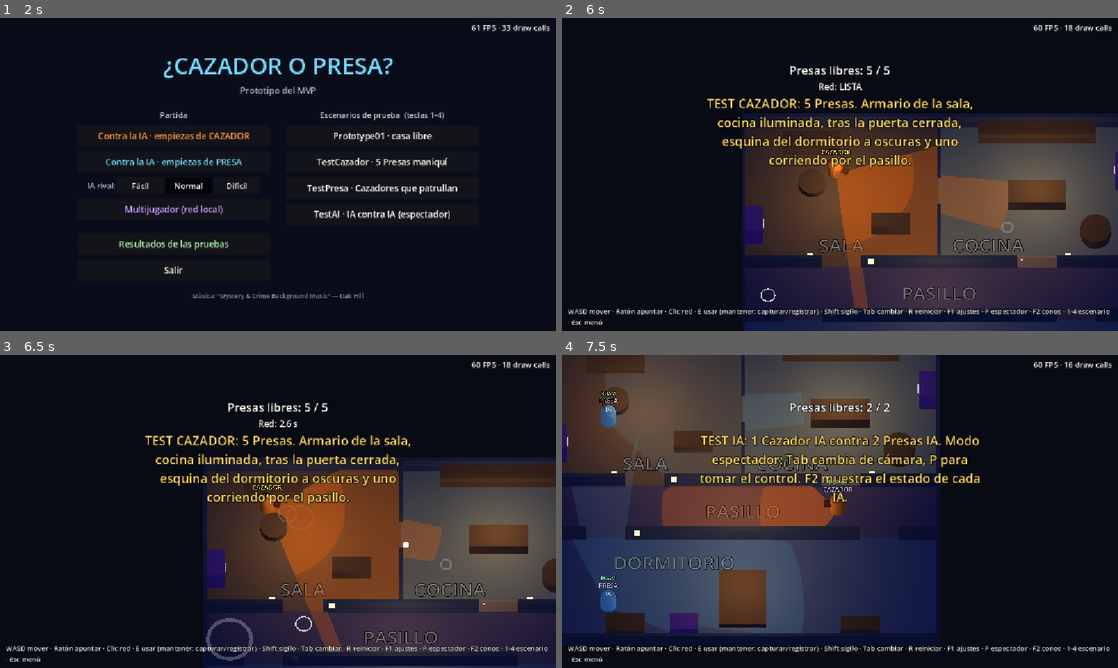
Above: before the commit, frames 1-4 (two rows, left to right).
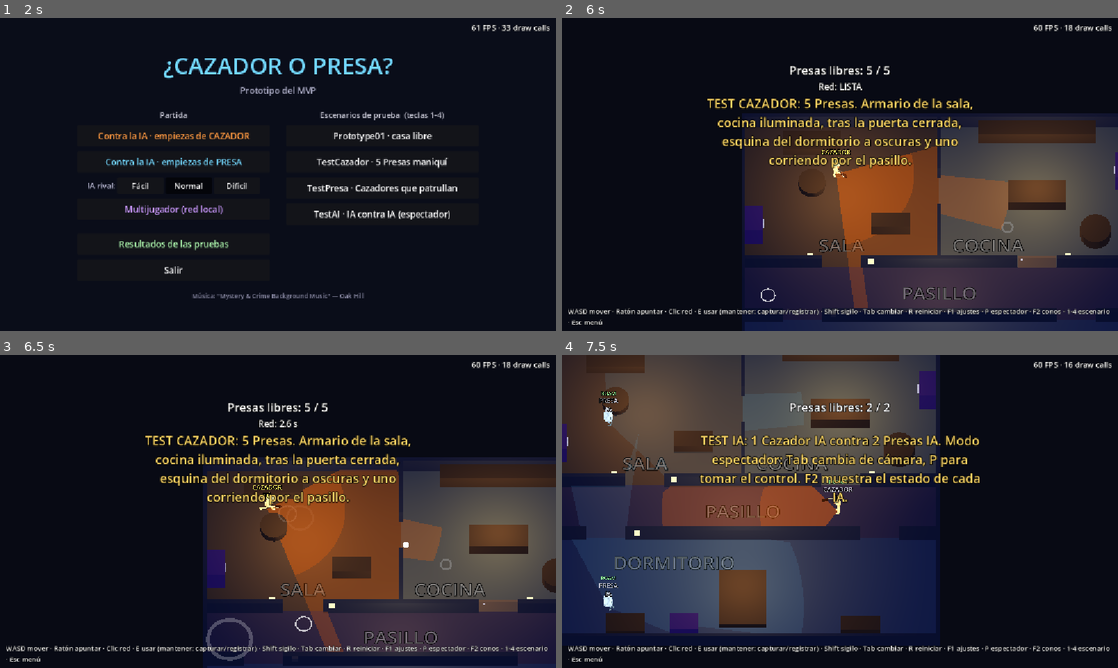
Above: after the commit, the same moments.

Repository: Yhiriend/huntervsghost
Game: Godot game, scene res://scenes/main/MainMenu.tscn
Same seed, same stepped clock (60 frames per second), same inputs: the game is played once before the commit and once after it.
Inputs (mouse positions are in pixels of both pictures, inside the frame that each line leads up to):
- Up to frame 1 (2 s): click "Normal" at 0.5 s; click "Normal" at 1.25 s
- Up to frame 2 (6 s): click "Contra la IA · empiezas de CA…" at 2 s; tap Enter at 2.75 s; move the mouse to (962, 158) at 2.77 s; hold D (move_right) 2.78-3.5 s; click (962, 158) at 2.85 s; tap Space at 3.02 s; tap R (reset_scenario) every 0.75 s from 3.5 to 5.75 s; drag from (728, 190) to (812, 237) at 3.52 s; move the mouse to (895, 105) at 4.27 s; hold D (move_right) 4.28-5 s; hold E (interact) 4.28-5 s; click (895, 105) at 4.55 s; drag from (812, 237) to (673, 127) at 5.02 s; move the mouse to (1006, 221) at 5.77 s; hold A (move_left) from 5.78 s (still down); tap 2 (scene_2) at 5.85 s
- Up to frame 3 (6.5 s): keep holding A (move_left); tap Space at 6.02 s; click (444, 558) at 6.05 s
- Up to frame 4 (7.5 s): release A (move_left) at 6.5 s; drag from (673, 464) to (756, 433) at 6.52 s; move the mouse to (867, 511) at 7.27 s; hold Escape (back_to_menu) from 7.28 s (still down); tap 4 (scene_4) at 7.35 s

Frame 1 is identical in both runs. In frame 2, 0.1% of the frame differs, in the area x 47-52%, y 45-52%; in frame 3, 0.1%; in frame 4, 0.5%, in the area x 6-52%, y 16-82%.
Error in both runs: Cannot call method 'set_input_as_handled' on a null value. (res://scripts/test/test_scenario.gd:93)

Commit message:
Personajes con modelo, esqueleto y animaciones
Cazador = Alien y Presa = Ghost Character (pack 100 Avatars R1). No traían
rig: tools/rig_characters.py (Blender) los escala a 1,6 m, crea un esqueleto
humanoide de 15 huesos con pesado automático y las animaciones Idle, Walk,
Run, Shoot (Cazador) y Netted (Presa).

CharacterAnimator elige la animación por la velocidad real (también en
clientes de red), reproduce Shoot al disparar y Netted al quedar atrapada,
y da a cada modelo un brillo del color de su rol para que destaque en la
oscuridad. El lanzador va unido a la mano derecha del Cazador.

Co-Authored-By: Claude Opus 5.5 <noreply@anthropic.com>

Diff:
--- a/scenes/characters/Ghost.tscn
+++ b/scenes/characters/Ghost.tscn
@@ -1,30 +1,12 @@
 [gd_scene format=3]
 
 [ext_resource type="Script" path="res://scripts/characters/ghost.gd" id="1_ghost"]
+[ext_resource type="PackedScene" path="res://assets/characters/prey.glb" id="2_model"]
+[ext_resource type="Script" path="res://scripts/characters/character_animator.gd" id="3_animator"]
 
 [sub_resource type="CapsuleShape3D" id="CapsuleShape3D_body"]
 radius = 0.4
 height = 1.6
-
-[sub_resource type="StandardMaterial3D" id="Material_body"]
-transparency = 1
-albedo_color = Color(0.45, 0.85, 1, 0.75)
-roughness = 0.4
-emission_enabled = true
-emission = Color(0.3, 0.7, 1, 1)
-emission_energy_multiplier = 0.35
-
-[sub_resource type="CapsuleMesh" id="CapsuleMesh_body"]
-material = SubResource("Material_body")
-radius = 0.4
-height = 1.6
-
-[sub_resource type="StandardMaterial3D" id="Material_eyes"]
-albedo_color = Color(0.1, 0.15, 0.35, 1)
-
-[sub_resource type="BoxMesh" id="BoxMesh_eyes"]
-material = SubResource("Material_eyes")
-size = Vector3(0.45, 0.12, 0.2)
 
 [node name="Ghost" type="CharacterBody3D"]
 collision_layer = 2
@@ -36,13 +18,12 @@
 transform = Transform3D(1, 0, 0, 0, 1, 0, 0, 0, 1, 0, 0.8, 0)
 shape = SubResource("CapsuleShape3D_body")
 
-[node name="Body" type="MeshInstance3D" parent="."]
-transform = Transform3D(1, 0, 0, 0, 1, 0, 0, 0, 1, 0, 0.8, 0)
-mesh = SubResource("CapsuleMesh_body")
+[node name="Model" parent="." instance=ExtResource("2_model")]
 
-[node name="Eyes" type="MeshInstance3D" parent="Body"]
-transform = Transform3D(1, 0, 0, 0, 1, 0, 0, 0, 1, 0, 0.35, -0.33)
-mesh = SubResource("BoxMesh_eyes")
+[node name="Animator" type="Node" parent="."]
+script = ExtResource("3_animator")
+glow_color = Color(0.7, 0.9, 1, 1)
+glow_energy = 0.55
 
 [node name="NameLabel" type="Label3D" parent="."]
 transform = Transform3D(1, 0, 0, 0, 1, 0, 0, 0, 1, 0, 2.2, 0)
--- a/scenes/characters/Hunter.tscn
+++ b/scenes/characters/Hunter.tscn
@@ -1,17 +1,10 @@
 [gd_scene format=3]
 
 [ext_resource type="Script" path="res://scripts/characters/hunter.gd" id="1_hunter"]
+[ext_resource type="PackedScene" path="res://assets/characters/hunter.glb" id="2_model"]
+[ext_resource type="Script" path="res://scripts/characters/character_animator.gd" id="3_animator"]
 
 [sub_resource type="CapsuleShape3D" id="CapsuleShape3D_body"]
-radius = 0.4
-height = 1.6
-
-[sub_resource type="StandardMaterial3D" id="Material_body"]
-albedo_color = Color(1, 0.55, 0.15, 1)
-roughness = 0.6
-
-[sub_resource type="CapsuleMesh" id="CapsuleMesh_body"]
-material = SubResource("Material_body")
 radius = 0.4
 height = 1.6
 
@@ -20,7 +13,7 @@
 
 [sub_resource type="BoxMesh" id="BoxMesh_nose"]
 material = SubResource("Material_nose")
-size = Vector3(0.25, 0.25, 0.5)
+size = Vector3(0.11, 0.3, 0.11)
 
 [node name="Hunter" type="CharacterBody3D"]
 collision_layer = 2
@@ -32,13 +25,19 @@
 transform = Transform3D(1, 0, 0, 0, 1, 0, 0, 0, 1, 0, 0.8, 0)
 shape = SubResource("CapsuleShape3D_body")
 
-[node name="Body" type="MeshInstance3D" parent="."]
-transform = Transform3D(1, 0, 0, 0, 1, 0, 0, 0, 1, 0, 0.8, 0)
-mesh = SubResource("CapsuleMesh_body")
+[node name="Model" parent="." instance=ExtResource("2_model")]
 
-[node name="Launcher" type="MeshInstance3D" parent="Body"]
-transform = Transform3D(1, 0, 0, 0, 1, 0, 0, 0, 1, 0, 0.25, -0.45)
+[node name="LauncherMount" type="BoneAttachment3D" parent="Model/Armature/Skeleton3D"]
+bone_name = "Hand.R"
+
+[node name="Launcher" type="MeshInstance3D" parent="Model/Armature/Skeleton3D/LauncherMount"]
+transform = Transform3D(1, 0, 0, 0, 1, 0, 0, 0, 1, 0, 0.08, 0)
 mesh = SubResource("BoxMesh_nose")
+
+[node name="Animator" type="Node" parent="."]
+script = ExtResource("3_animator")
+glow_color = Color(1, 0.6, 0.25, 1)
+glow_energy = 0.8
 
 [node name="NameLabel" type="Label3D" parent="."]
 transform = Transform3D(1, 0, 0, 0, 1, 0, 0, 0, 1, 0, 2.2, 0)
--- /dev/null
+++ b/scripts/characters/character_animator.gd
@@ -0,0 +1,108 @@
+class_name CharacterAnimator
+extends Node
+## Elige la animación del modelo del personaje (hijo del CharacterBase).
+## La velocidad se mide con el desplazamiento real, no con `velocity`, para que también funcione
+## en las marionetas de red, que solo reciben posiciones del anfitrión.
+## Animaciones esperadas (tools/rig_characters.py): Idle, Walk, Run; Netted (Presa); Shoot (Cazador).
+
+const BLEND_TIME := 0.15
+const LOOPED: Array[StringName] = [&"Idle", &"Walk", &"Run", &"Netted"]
+## Por debajo de esto se considera quieto (m/s).
+const IDLE_SPEED := 0.3
+## A partir de esta fracción de la velocidad máxima se corre; por debajo (sigilo) se camina.
+const RUN_FRACTION := 0.75
+## Más rápido que esto es un salto de posición (salir de un armario, reinicio): se ignora.
+const TELEPORT_SPEED := 15.0
+
+## Velocidad (m/s) a la que cada animación avanza sin resbalar los pies.
+@export var walk_reference_speed: float = 1.2
+@export var run_reference_speed: float = 2.6
+## Brillo propio del modelo (su textura emite luz teñida de este color) para que destaque en
+## las habitaciones oscuras, como pide el GDD. Energía 0 = sin brillo.
+@export var glow_color := Color(1, 1, 1)
+@export_range(0.0, 2.0, 0.05) var glow_energy: float = 0.6
+
+var _character: CharacterBase
+var _player: AnimationPlayer
+var _last_position := Vector3.ZERO
+var _speed: float = 0.0
+var _oneshot_left: float = 0.0
+
+
+func _ready() -> void:
+	_character = get_parent() as CharacterBase
+	if _character and glow_energy > 0.0:
+		_apply_glow()
+	var found :=_character.find_children("*", "AnimationPlayer", true, false) if _character else []
+	if found.is_empty():
+		set_physics_process(false)
+		return
+	_player = found[0]
+	for anim_name in LOOPED:
+		if _player.has_animation(anim_name):
+			_player.get_animation(anim_name).loop_mode = Animation.LOOP_LINEAR
+	if _character.has_signal("net_fired"):
+		_character.connect("net_fired", _on_net_fired)
+	_last_position = _character.global_position
+	_player.play(&"Idle")
+
+
+func _physics_process(delta: float) -> void:
+	var pos := _character.global_position
+	var step := pos - _last_position
+	step.y = 0.0
+	_last_position = pos
+	var instant := step.length() / maxf(delta, 0.0001)
+	if instant > TELEPORT_SPEED:
+		instant = 0.0
+	_speed = lerpf(_speed, instant, 1.0 - exp(-12.0 * delta))
+
+	if _oneshot_left > 0.0:
+		_oneshot_left -= delta
+		return
+
+	var anim := &"Idle"
+	var speed_scale := 1.0
+	if _character is Ghost and (_character as Ghost).state == Ghost.State.NETTED:
+		anim = &"Netted"
+	elif _speed > IDLE_SPEED:
+		if _speed >= _character.get_base_speed() * RUN_FRACTION:
+			anim = &"Run"
+			speed_scale = _speed / run_reference_speed
+		else:
+			anim = &"Walk"
+			speed_scale = _speed / walk_reference_speed
+	_play(anim, clampf(speed_scale, 0.5, 2.2))
+
+
+func _play(anim: StringName, speed_scale: float) -> void:
+	if not _player.has_animation(anim):
+		anim = &"Idle"
+	if _player.current_animation != anim:
+		_player.play(anim, BLEND_TIME)
+	_player.speed_scale = speed_scale
+
+
+func _apply_glow() -> void:
+	for node in _character.find_children("*", "MeshInstance3D", true, false):
+		var mesh_instance := node as MeshInstance3D
+		if mesh_instance.mesh == null or mesh_instance.mesh is PrimitiveMesh:
+			continue  # Solo el modelo importado (no la red ni el lanzador).
+		for i in mesh_instance.mesh.get_surface_count():
+			var base := mesh_instance.get_active_material(i) as StandardMaterial3D
+			if base == null:
+				continue
+			var material := base.duplicate() as StandardMaterial3D
+			material.emission_enabled = true
+			material.emission = glow_color
+			material.emission_texture = base.albedo_texture
+			material.emission_energy_multiplier = glow_energy
+			mesh_instance.set_surface_override_material(i, material)
+
+
+func _on_net_fired(_hunter: Node) -> void:
+	if not _player.has_animation(&"Shoot"):
+		return
+	_player.speed_scale = 1.0
+	_player.play(&"Shoot", 0.05)
+	_oneshot_left = _player.get_animation(&"Shoot").length
Binary file added: assets/characters/hunter.glb
Not shown, added: assets/characters/hunter.glb.import
Binary file added: assets/characters/hunter_100Avatars_002_CoolAlien.png
Not shown, added: assets/characters/hunter_100Avatars_002_CoolAlien.png.import
Binary file added: assets/characters/prey.glb
Not shown, added: assets/characters/prey.glb.import
Binary file added: assets/characters/prey_100Avatars_034_Ghost.png
Not shown, added: assets/characters/prey_100Avatars_034_Ghost.png.import
Not shown, added: scripts/characters/character_animator.gd.uid
